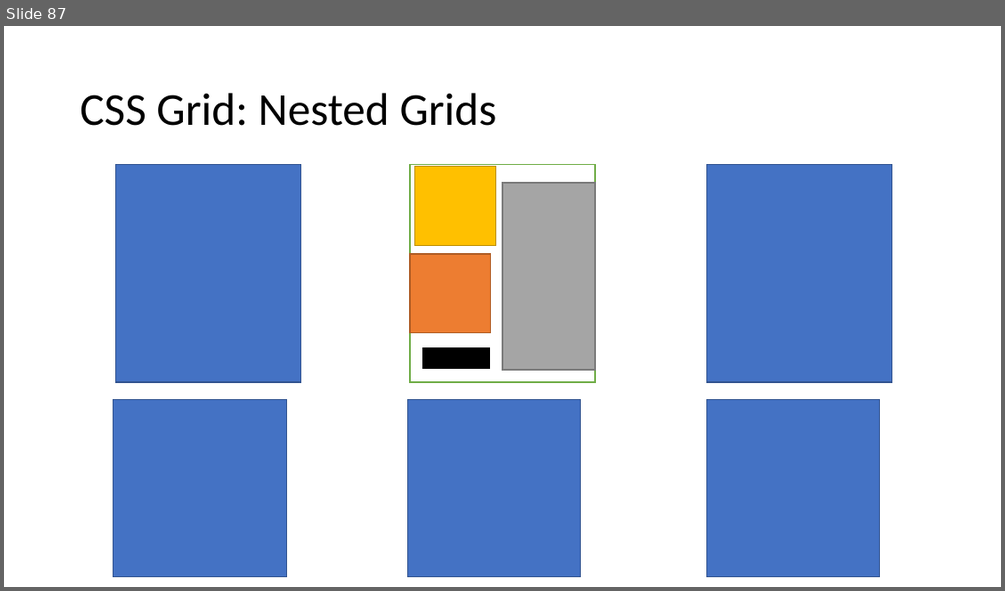
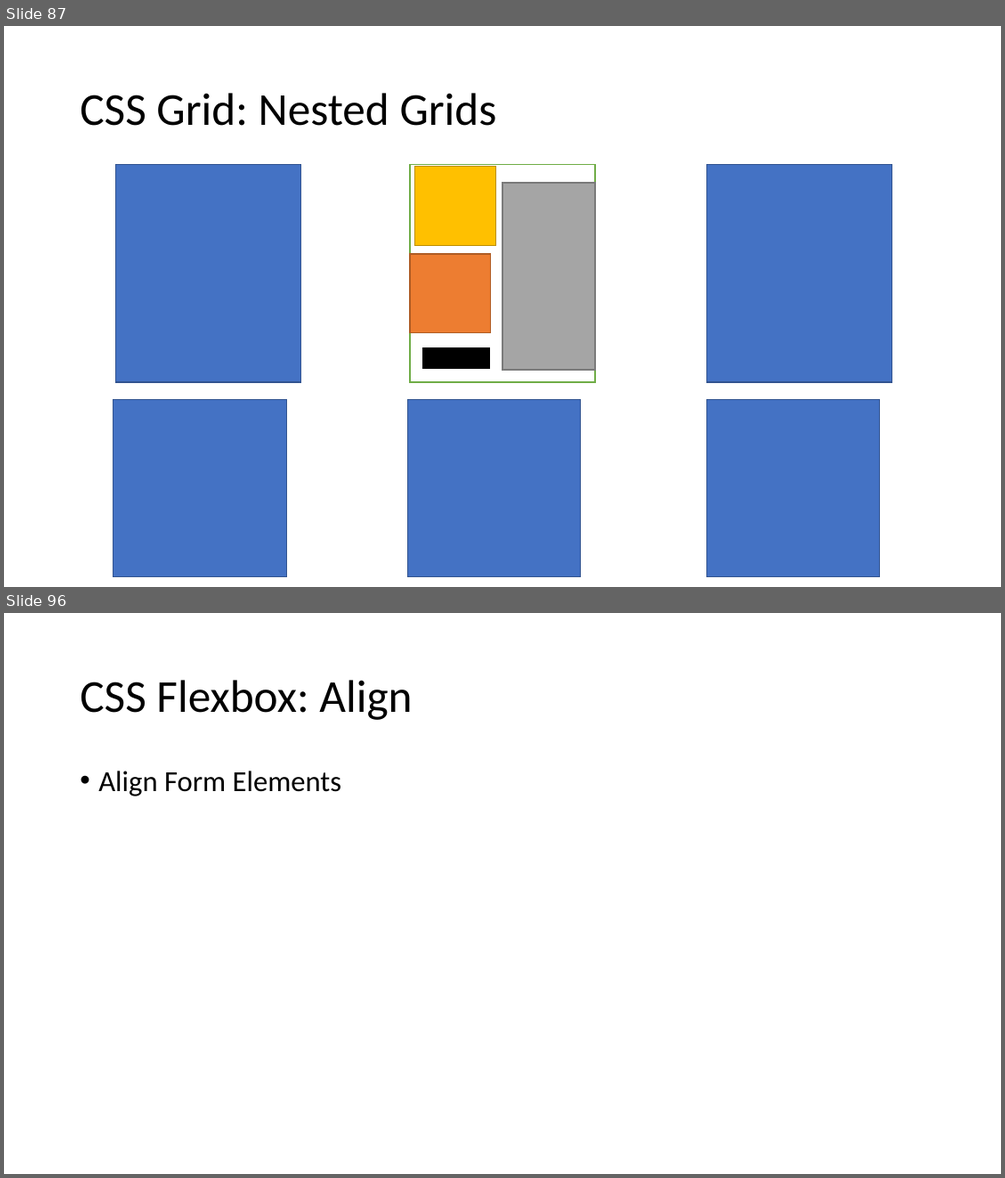
Before and after one commit to PiyushChaturvedii/Batch04, a slide deck: CSS.pptx. Shown one above the other, each under a label of ours: slide 87 before the commit, slides 87 and 96 after it; the slides between them are not shown. The pictures are 1005x591 and 1005x1178 pixels, drawn with LibreOffice and Linux fonts; fonts in the diff are those of the drawing. Boxes give left, top, right and bottom in pixels: in the first picture for what was removed or moved away, otherwise in the second. Text is boxed around its words. In the diff, an @@ line names an element or a change of style, - is before the commit and + after.

Commit message:
flexbox

```diff
--- a/CSS.pptx
+++ b/CSS.pptx
@@ slide 96 added at bbox=[4, 613, 1001, 1174], background #FFFFFF @@
@@ title added at bbox=[80, 680, 412, 720], 44 pt, text #000000 @@
+CSS Flexbox: Align
@@ text added at bbox=[98, 771, 341, 796], 28 pt, text #000000 @@
+• Align Form Elements
```
Also in this commit, not shown: 8 other slides added, 6 other files.
